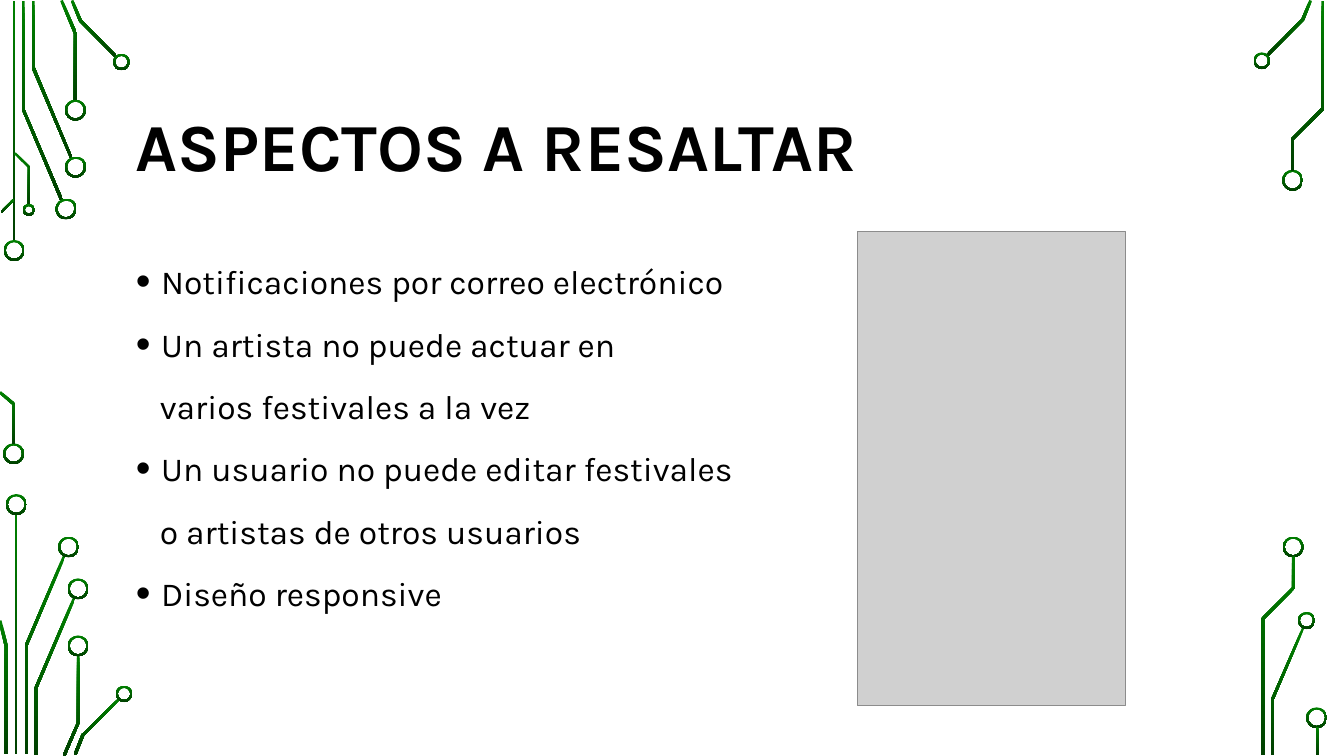
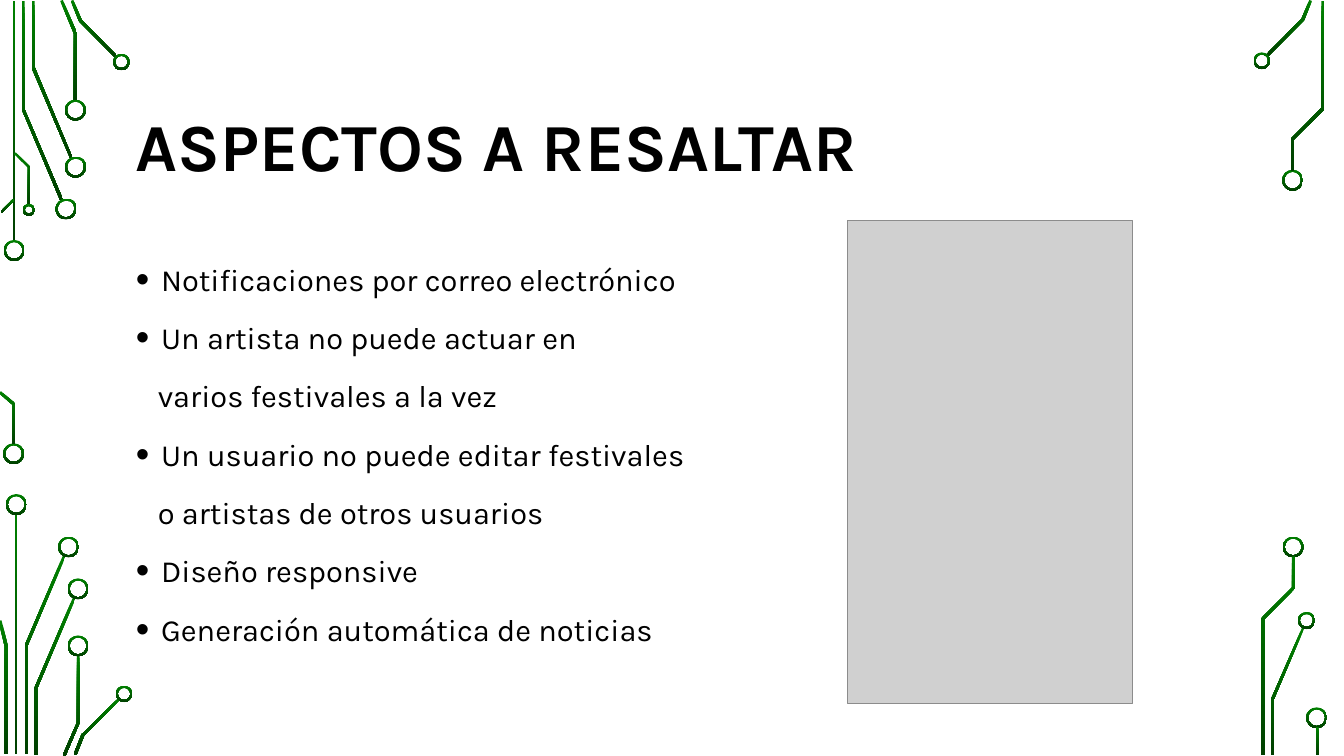
Before and after one commit to pavel-kalmykov-razgovorov/awiten-fests, a slide deck: slide 8 of doc/Presentación AWITEN FESTS.pptx. Drawn at 1344x756 pixels with LibreOffice and Linux fonts; fonts in the diff are those of the drawing; grey boxes stand for pictures; background and template pictures are left out. Boxes give left, top, right and bottom in pixels: in the first picture for what was removed or moved away, otherwise in the second. Text is boxed around its words. In the diff, an @@ line names an element or a change of style, - is before the commit and + after.

Commit message:
Presentación

```diff
--- a/doc/Presentación AWITEN FESTS.pptx
+++ b/doc/Presentación AWITEN FESTS.pptx
@@ picture: place and size @@
-picture at [858,231,1126,706]
+picture at [848,221,1133,704]
@@ text at [158,267,684,525]: size 24 to 22 pt in "Notificaciones por correo electrónico", "Un artista no puede actuar en", "varios festivales a la vez", "Un usuario no puede editar festivales" and 1 more places @@
@@ text at [161,561,652,642]: text changed; size 24 to 22 pt @@
-• Diseño responsive de otros usuarios
+• Diseño responsive
+• Generación automática de noticias
```
Also in this commit, not shown: 3 other slides changed.
